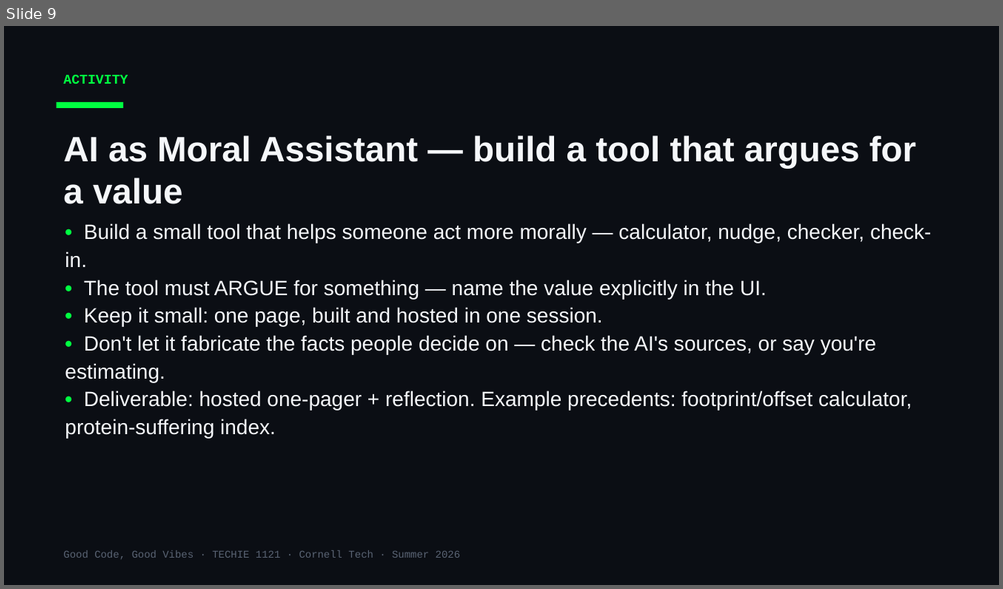
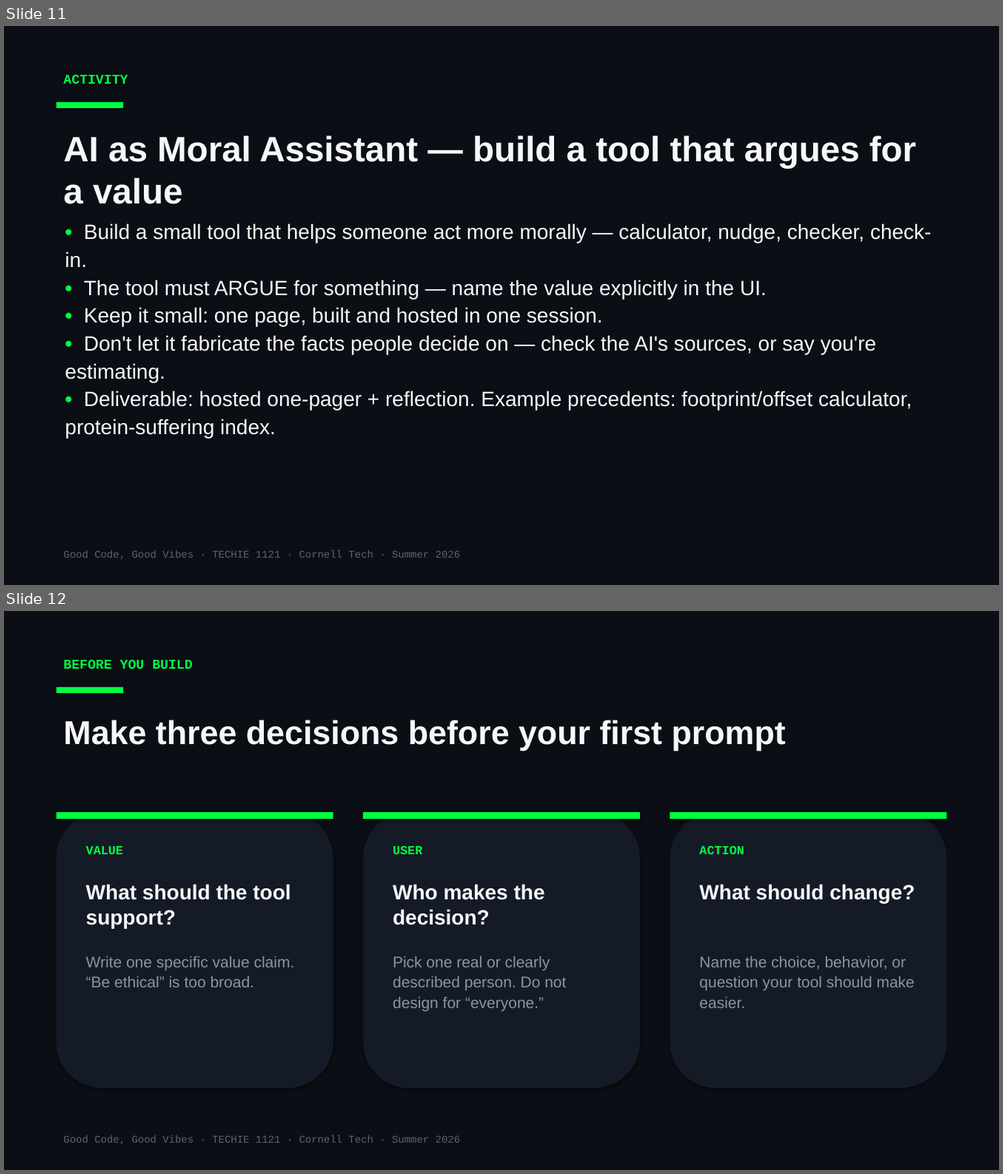
Before and after one commit to Cornell-Tech-Vibe-Coding-Summer-2026/website, a slide deck: slides/Week2-Mon-Values-In-Vibe-Coding.pptx. Shown one above the other, each under a label of ours: slide 9 before the commit, slides 11 and 12 after it. The pictures are 1003x589 and 1003x1174 pixels, drawn with LibreOffice and Linux fonts; fonts in the diff are those of the drawing. Boxes give left, top, right and bottom in pixels: in the first picture for what was removed or moved away, otherwise in the second. Text is boxed around its words. In the diff, an @@ line names an element or a change of style, - is before the commit and + after.

```diff
--- a/slides/Week2-Mon-Values-In-Vibe-Coding.pptx
+++ b/slides/Week2-Mon-Values-In-Vibe-Coding.pptx
@@ slide 12 added at <box>4,611,999,1170</box>, background #0B0E14 @@
@@ text added at <box>63,660,192,669</box>, 13 pt, text #00FF41, bold @@
+BEFORE YOU BUILD
@@ rectangle added at <box>57,687,123,693</box>, fill #00FF41 @@
@@ text added at <box>63,720,785,751</box>, 32 pt, text #F5F7FA, bold @@
+Make three decisions before your first prompt
@@ rounded rectangle added at <box>57,812,333,1088</box>, fill #151B26 @@
@@ rectangle added at <box>57,812,333,819</box>, fill #00FF41 @@
@@ rounded rectangle added at <box>363,812,640,1088</box>, fill #151B26 @@
@@ rectangle added at <box>363,812,640,819</box>, fill #00FF41 @@
@@ rounded rectangle added at <box>669,812,946,1088</box>, fill #151B26 @@
@@ rectangle added at <box>669,812,946,819</box>, fill #00FF41 @@
@@ text added at <box>86,846,123,854</box>, 12 pt, text #00FF41, bold @@
+VALUE
@@ text added at <box>392,846,422,854</box>, 12 pt, text #00FF41, bold @@
+USER
@@ text added at <box>699,846,743,854</box>, 12 pt, text #00FF41, bold @@
+ACTION
@@ text added at <box>86,884,290,928</box>, 20 pt, text #F5F7FA, bold @@
+What should the tool support?
@@ text added at <box>392,884,545,925</box>, 20 pt, text #F5F7FA, bold @@
+Who makes the decision?
@@ text added at <box>699,884,914,903</box>, 20 pt, text #F5F7FA, bold @@
+What should change?
@@ text added at <box>86,957,295,988</box>, 15 pt, text #8A94A6 @@
+Write one specific value claim. “Be ethical” is too broad.
@@ text added at <box>392,957,566,1011</box>, 15 pt, text #8A94A6 @@
+Pick one real or clearly described person. Do not design for “everyone.”
@@ text added at <box>699,957,914,1008</box>, 15 pt, text #8A94A6 @@
+Name the choice, behavior, or question your tool should make easier.
@@ text added at <box>63,1136,460,1145</box>, 10 pt, text #5A6474 @@
+Good Code, Good Vibes · TECHIE 1121 · Cornell Tech · Summer 2026
@@ what was slide 9 is now slide 11 @@
```
Also in this commit, not shown: 9 other slides changed, 3 other slides added, 1 slide removed, 3 other files.
